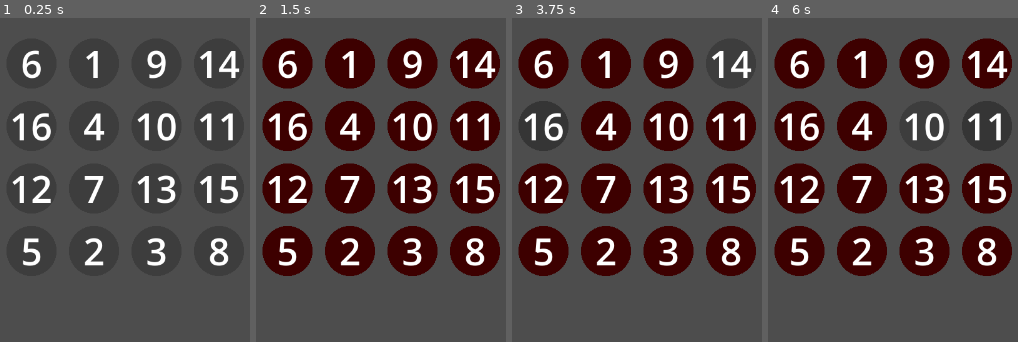
Above: before the commit, frames 1-4 (left to right).
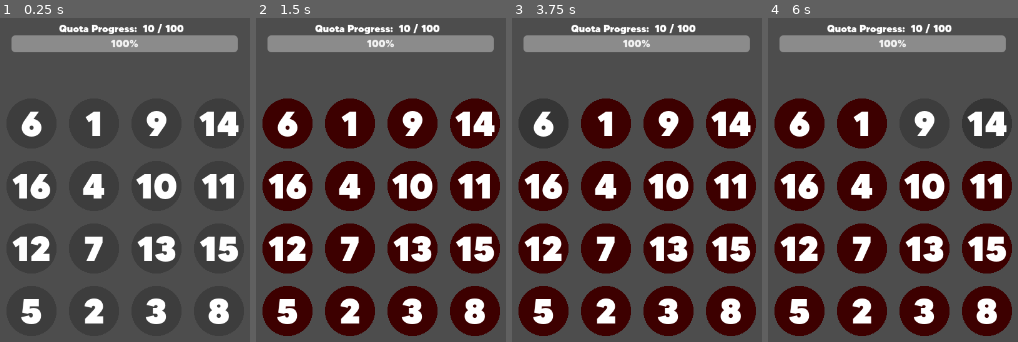
Above: after the commit, the same moments.

Repository: SHKBRD/GameOfRiskCyber
Game: Godot game, scene res://scenes/game_scene.tscn
The game is run twice, just before and just after one commit, with the same random seed, the same clock (stepped at 60 frames per second) and the same inputs.
Inputs (mouse positions are in pixels of both pictures, inside the frame that each line leads up to):
- Up to frame 1 (0.25 s): no input
- Up to frame 2 (1.5 s): tap Enter at 0.5 s; move the mouse to (288, 63) at 0.52 s; click (288, 63) at 0.6 s; tap Space at 1.25 s; move the mouse to (351, 63) at 1.27 s; tap T (Check) at 1.35 s
- Up to frame 3 (3.75 s): click (607, 63) at 1.55 s; tap Enter at 2, 3.5 s; move the mouse to (669, 63) at 2.02 s; click (669, 63) at 2.1 s; tap Space at 2.75 s; move the mouse to (732, 63) at 2.77 s; click (732, 63) at 2.85 s; move the mouse to (544, 124) at 3.52 s; tap T (Check) at 3.6 s
- Up to frame 4 (6 s): click (800, 124) at 3.8 s; tap Space at 4.25 s; move the mouse to (863, 124) at 4.27 s; click (863, 124) at 4.35 s; move the mouse to (925, 124) at 5.02 s; click (925, 124) at 5.1 s; move the mouse to (988, 124) at 5.77 s; tap T (Check) at 5.85 s

The runs differ from the first frame. In frame 1, 17% of the frame differs, in the area x 4-96%, y 1-95%; in frame 2, 35%, in the area x 2-98%, y 1-99%; in frame 3, 33%; in frame 4, 35%.

Commit message:
add progress

Diff:
--- /dev/null
+++ b/assets/themes/work.tres
@@ -0,0 +1,7 @@
+[gd_resource type="Theme" load_steps=2 format=3 uid="uid://c382r10cow616"]
+
+[ext_resource type="FontFile" uid="uid://w1uj2x21q4go" path="res://assets/fonts/made_tommy/MADE TOMMY Black_PERSONAL USE.otf" id="1_g8n7o"]
+
+[resource]
+Label/fonts/font = ExtResource("1_g8n7o")
+ProgressBar/fonts/font = ExtResource("1_g8n7o")
--- a/scenes/game_scene.tscn
+++ b/scenes/game_scene.tscn
@@ -1,9 +1,11 @@
-[gd_scene load_steps=3 format=3 uid="uid://d00ety2uy6jm1"]
+[gd_scene load_steps=4 format=3 uid="uid://d00ety2uy6jm1"]
 
 [ext_resource type="PackedScene" uid="uid://5pyec6hb233n" path="res://scenes/work_scene.tscn" id="1_onqr8"]
+[ext_resource type="Script" uid="uid://fgvuhjygjsnk" path="res://scripts/game_scene.gd" id="1_ycayy"]
 [ext_resource type="PackedScene" uid="uid://bgqi8vhiltjvd" path="res://scenes/packet_scene.tscn" id="2_ycayy"]
 
 [node name="GameScene" type="Node2D"]
+script = ExtResource("1_ycayy")
 
 [node name="WorkScene" parent="." instance=ExtResource("1_onqr8")]
 
--- a/scenes/numpad_number.tscn
+++ b/scenes/numpad_number.tscn
@@ -1,6 +1,7 @@
 [gd_scene load_steps=6 format=3 uid="uid://cdnvlt5t8bylf"]
 
 [ext_resource type="Script" uid="uid://boulk23gysgq5" path="res://scripts/numpad_button.gd" id="1_w87sr"]
+[ext_resource type="Theme" uid="uid://c382r10cow616" path="res://assets/themes/work.tres" id="2_hffid"]
 
 [sub_resource type="Gradient" id="Gradient_nrqcd"]
 interpolation_mode = 1
@@ -13,9 +14,6 @@
 height = 90
 fill = 1
 fill_from = Vector2(0.5, 0.5)
-
-[sub_resource type="Theme" id="Theme_cby7l"]
-Label/font_sizes/font_size = 60
 
 [sub_resource type="CircleShape2D" id="CircleShape2D_w87sr"]
 radius = 40.05
@@ -30,7 +28,8 @@
 offset_top = -128.0
 offset_right = 128.0
 offset_bottom = 128.0
-theme = SubResource("Theme_cby7l")
+theme = ExtResource("2_hffid")
+theme_override_font_sizes/font_size = 56
 text = "0"
 horizontal_alignment = 1
 vertical_alignment = 1
--- a/scenes/work_scene.tscn
+++ b/scenes/work_scene.tscn
@@ -1,12 +1,14 @@
-[gd_scene load_steps=3 format=3 uid="uid://5pyec6hb233n"]
+[gd_scene load_steps=4 format=3 uid="uid://5pyec6hb233n"]
 
 [ext_resource type="Script" uid="uid://cdolpayh8c3cc" path="res://scripts/work_scene.gd" id="1_fbnfj"]
 [ext_resource type="Script" uid="uid://c5lnoqof6ijnt" path="res://scripts/number_grid.gd" id="2_x77gp"]
+[ext_resource type="Theme" uid="uid://c382r10cow616" path="res://assets/themes/work.tres" id="3_jqjy7"]
 
 [node name="WorkScene" type="Node2D"]
 script = ExtResource("1_fbnfj")
 
 [node name="Numpad" type="Node2D" parent="."]
+position = Vector2(0, 96)
 
 [node name="ConnectLine" type="Line2D" parent="Numpad"]
 unique_name_in_owner = true
@@ -16,3 +18,45 @@
 unique_name_in_owner = true
 position = Vector2(100, 100)
 script = ExtResource("2_x77gp")
+
+[node name="QuotaProgressBar" type="ProgressBar" parent="."]
+unique_name_in_owner = true
+offset_left = 68.0
+offset_top = 55.0
+offset_right = 430.0
+offset_bottom = 82.0
+theme = ExtResource("3_jqjy7")
+max_value = 5.0
+value = 5.0
+
+[node name="ProgressTextContain" type="GridContainer" parent="QuotaProgressBar"]
+layout_mode = 0
+offset_left = 76.0
+offset_top = -21.0
+offset_right = 276.0
+offset_bottom = 19.0
+columns = 4
+
+[node name="QuotaProgress" type="Label" parent="QuotaProgressBar/ProgressTextContain"]
+layout_mode = 2
+text = "Quota Progress: "
+
+[node name="Numerator" type="Label" parent="QuotaProgressBar/ProgressTextContain"]
+unique_name_in_owner = true
+layout_mode = 2
+text = "10"
+horizontal_alignment = 2
+
+[node name="Percent" type="Label" parent="QuotaProgressBar/ProgressTextContain"]
+layout_mode = 2
+text = "/"
+horizontal_alignment = 1
+
+[node name="Denominator" type="Label" parent="QuotaProgressBar/ProgressTextContain"]
+unique_name_in_owner = true
+layout_mode = 2
+text = "100"
+horizontal_alignment = 2
+
+[connection signal="lost_round" from="Numpad/NumberGrid" to="." method="_on_number_grid_lost_round"]
+[connection signal="won_round" from="Numpad/NumberGrid" to="." method="_on_number_grid_won_round"]
--- /dev/null
+++ b/scripts/game_scene.gd
@@ -0,0 +1,4 @@
+extends Node2D
+class_name GameOverall
+
+static var day: int = 1
--- a/scripts/number_grid.gd
+++ b/scripts/number_grid.gd
@@ -76,8 +76,12 @@
 			connectOrder = -1
 	if Input.is_action_just_released("NumpadButtonPressed"):
 		dragging = false
+		connectLine.clear_points()
 		if not readyToResetWin:
 			init_lose_round()
+		else:
+			update_buttons_to_default()
+
 
 func init_numbers() -> void:
 	var numberButtons: Array = []
--- a/scripts/work_scene.gd
+++ b/scripts/work_scene.gd
@@ -1,5 +1,19 @@
 extends Node2D
 class_name WorkScene
 
+var quotaRequirement: int = 4
+var quotaFilled: int = 0
+
+var maxMistakes: int = 0
+var mistakesMade: int = 0
+
 func _ready() -> void:
 	%NumberGrid.connectLine = %ConnectLine
+
+
+func _on_number_grid_lost_round() -> void:
+	pass # Replace with function body.
+
+
+func _on_number_grid_won_round() -> void:
+	pass # Replace with function body.
Not shown, added: assets/fonts/made_tommy/License READ ME FIRST.txt
Binary file added: assets/fonts/made_tommy/MADE TOMMY Black Outline_PERSONAL USE.otf
Not shown, added: assets/fonts/made_tommy/MADE TOMMY Black Outline_PERSONAL USE.otf.import
Binary file added: assets/fonts/made_tommy/MADE TOMMY Black_PERSONAL USE.otf
Not shown, added: assets/fonts/made_tommy/MADE TOMMY Black_PERSONAL USE.otf.import
Binary file added: assets/fonts/made_tommy/MADE TOMMY Bold Outline_PERSONAL USE.otf
Not shown, added: assets/fonts/made_tommy/MADE TOMMY Bold Outline_PERSONAL USE.otf.import
Binary file added: assets/fonts/made_tommy/MADE TOMMY Bold_PERSONAL USE.otf
Not shown, added: assets/fonts/made_tommy/MADE TOMMY Bold_PERSONAL USE.otf.import
Binary file added: assets/fonts/made_tommy/MADE TOMMY ExtraBold Outline_PERSONAL USE.otf
Not shown, added: assets/fonts/made_tommy/MADE TOMMY ExtraBold Outline_PERSONAL USE.otf.import
Binary file added: assets/fonts/made_tommy/MADE TOMMY ExtraBold_PERSONAL USE.otf
(and 24 more such lines)
